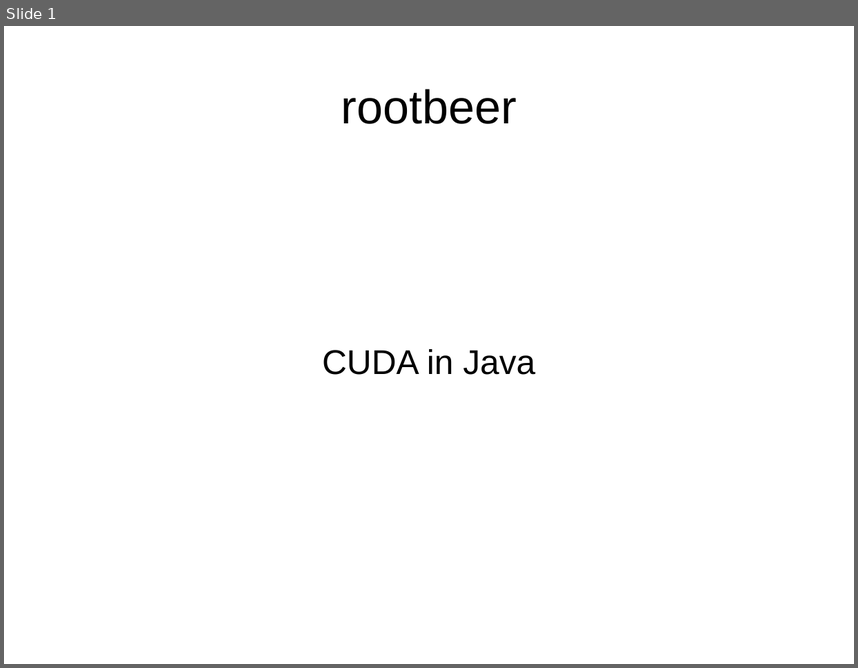
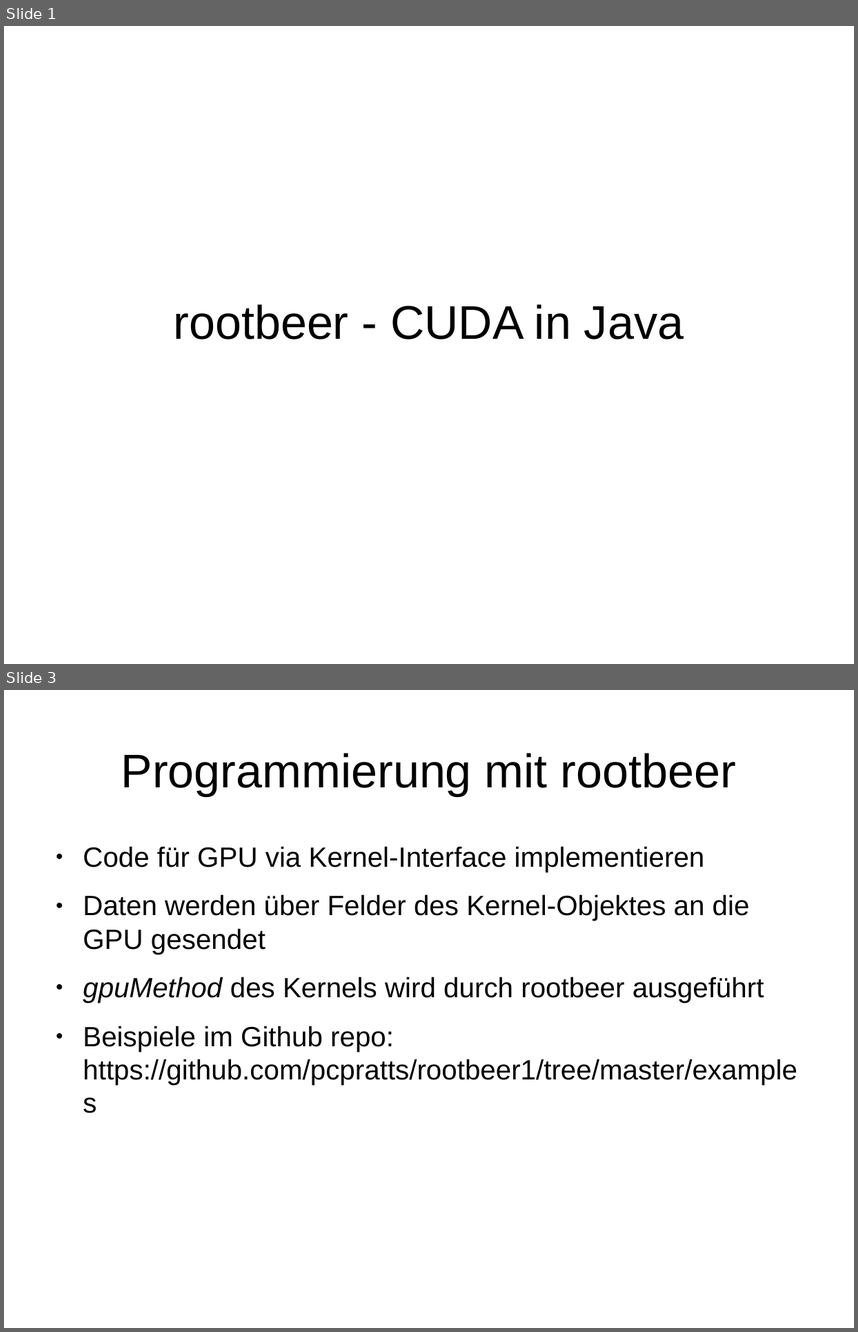
Before and after one commit to Plastefuchs/rootbeer-perf, a slide deck: docs/rootbeer Präsentation.odp. Shown one above the other, each under a label of ours: slide 1 before the commit, slides 1 and 3 after it; the slides between them are not shown. The pictures are 858x668 and 858x1332 pixels, drawn with LibreOffice and Linux fonts; fonts in the diff are those of the drawing. Boxes give left, top, right and bottom in pixels: in the first picture for what was removed or moved away, otherwise in the second. Text is boxed around its words. In the diff, an @@ line names an element or a change of style, - is before the commit and + after.

```diff
--- a/docs/rootbeer Präsentation.odp
+++ b/docs/rootbeer Präsentation.odp
@@ slide 3 added at <box>4,690,854,1328</box>, background #FFFFFF @@
@@ title added at <box>121,753,736,796</box>, 44 pt, text #000000 @@
+Programmierung mit rootbeer
@@ text added at <box>83,846,797,1085</box>, 26 pt, text #000000 @@
+● Code für GPU via Kernel-Interface implementieren
+● Daten werden über Felder des Kernel-Objektes an die GPU gesendet
+● gpuMethod des Kernels wird durch rootbeer ausgeführt
+● Beispiele im Github repo: https://github.com/pcpratts/rootbeer1/tree/master/examples
@@ slide 1 changed as well @@
@@ title removed at <box>341,89,517,124</box> @@
-rootbeer
@@ title at <box>174,304,684,339</box>: text changed; size 32 to 44 pt @@
-CUDA in Java
+rootbeer - CUDA in Java
```
Also in this commit, not shown: 11 other slides added, 4 other files.
